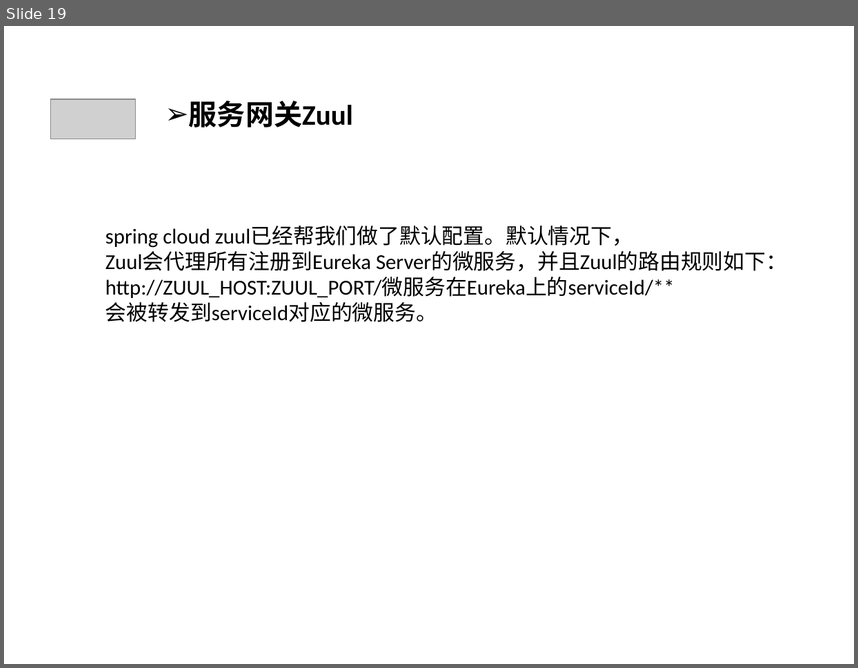
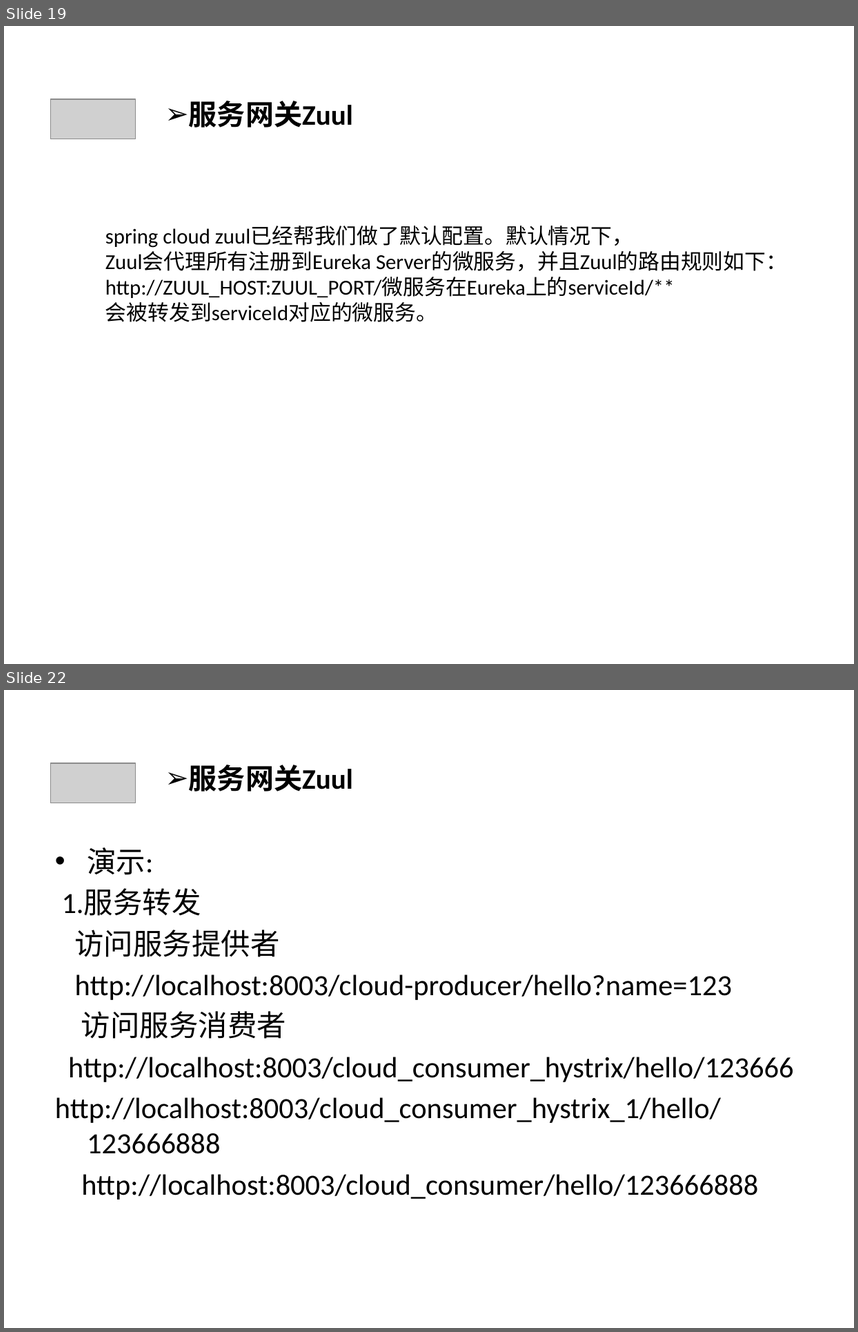
Before and after one commit to qbkken/spring_cloud, a slide deck: spring_cloud.ppt. Shown one above the other, each under a label of ours: slide 19 before the commit, slides 19 and 22 after it; the slides between them are not shown. The pictures are 858x668 and 858x1332 pixels, drawn with LibreOffice and Linux fonts; fonts in the diff are those of the drawing; grey boxes stand for pictures. Boxes give left, top, right and bottom in pixels: in the first picture for what was removed or moved away, otherwise in the second. Text is boxed around its words. In the diff, an @@ line names an element or a change of style, - is before the commit and + after.

```diff
--- a/spring_cloud.ppt
+++ b/spring_cloud.ppt
@@ slide 22 added at <box>4,690,854,1328</box>, background #CCE8CF @@
@@ picture added at <box>51,763,136,803</box> @@
@@ text added at <box>189,765,353,791</box>, 24 pt, text #000000, bold @@
+➢ 服务网关Zuul
@@ text added at <box>55,847,793,1199</box>, 24.8 pt, text #000000 @@
+• 演示:
+1.服务转发
+访问服务提供者
+http://localhost:8003/cloud-producer/hello?name=123
+访问服务消费者
+http://localhost:8003/cloud_consumer_hystrix/hello/123666
+http://localhost:8003/cloud_consumer_hystrix_1/hello/123666888
+http://localhost:8003/cloud_consumer/hello/123666888
```
Also in this commit, not shown: 4 slides changed, 7 other slides added, 2 slides removed, 6 other files.
